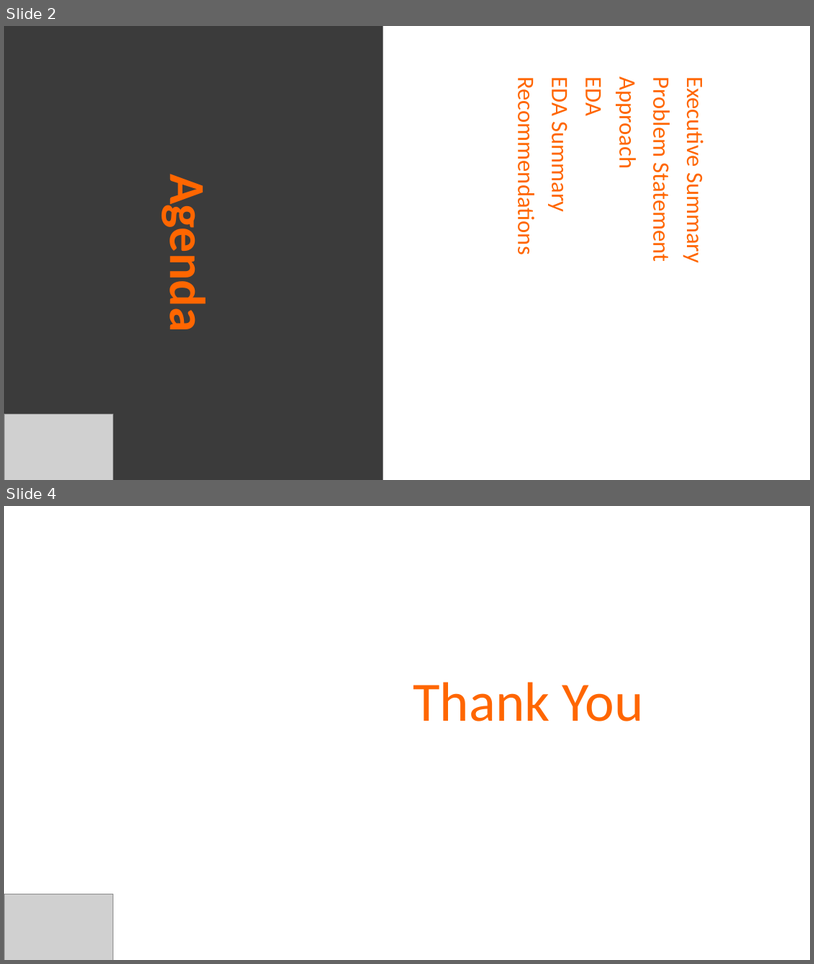
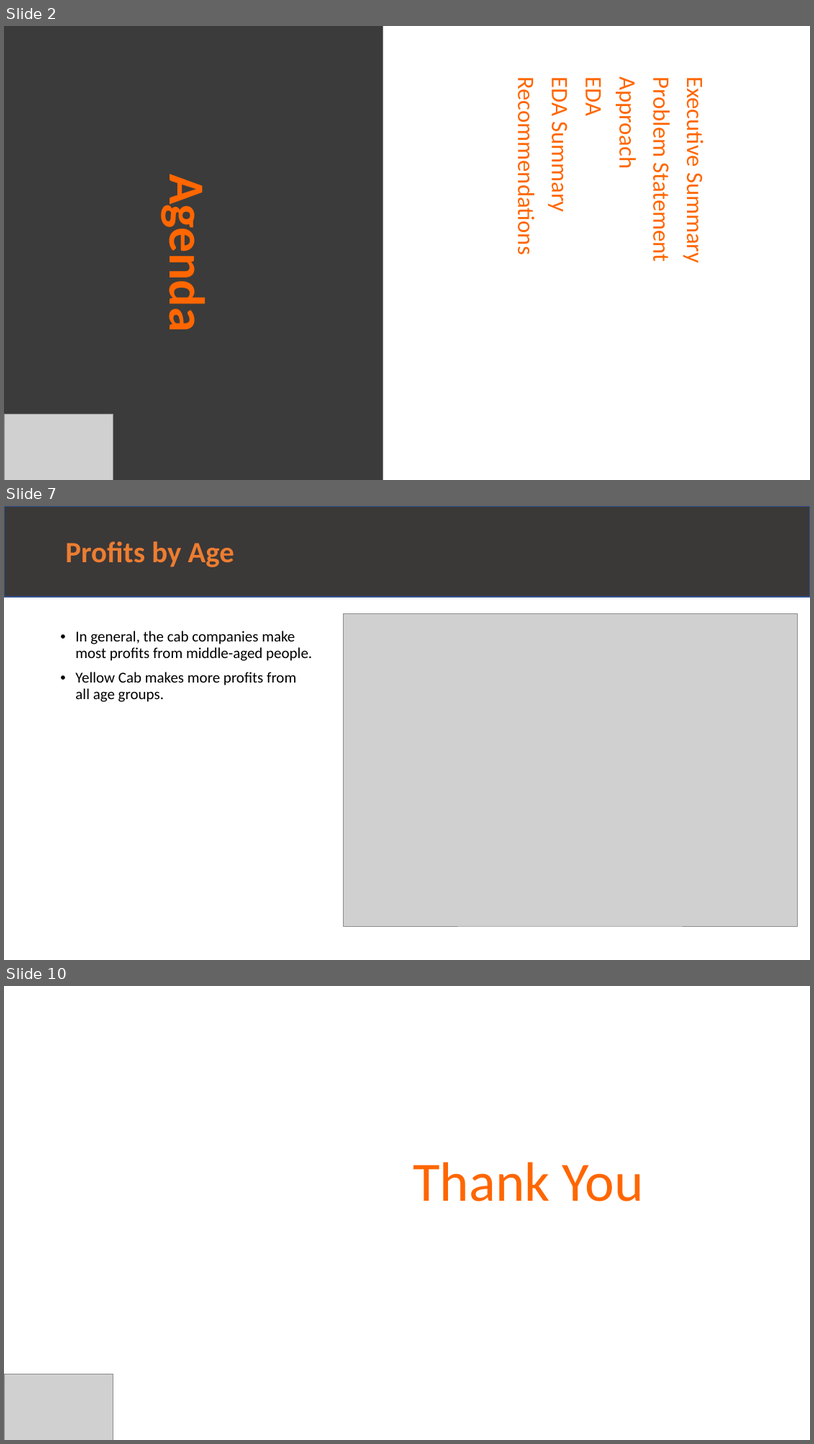
Before and after one commit to Amy0Shen/G2M-for-Cab, a slide deck: G2M_Case_Study.pptx. Shown one above the other, each under a label of ours: slides 2 and 4 before the commit, slides 2, 7 and 10 after it; the slides between them are not shown. The pictures are 814x964 and 814x1444 pixels, drawn with LibreOffice and Linux fonts; fonts in the diff are those of the drawing; grey boxes stand for pictures. Boxes give left, top, right and bottom in pixels: in the first picture for what was removed or moved away, otherwise in the second. Text is boxed around its words. In the diff, an @@ line names an element or a change of style, - is before the commit and + after.

```diff
--- a/G2M_Case_Study.pptx
+++ b/G2M_Case_Study.pptx
@@ slide 7 added at (4,506,810,960), background #FFFFFF @@
@@ rectangle added at (4,506,810,597), fill #3B3838, outline #325491 1 pt @@
@@ title added at (65,541,234,567), 35 pt, text #ED7D31, bold @@
+Profits by Age
@@ text added at (75,631,312,702), 18 pt, text #000000 @@
+• In general, the cab companies make most profits from middle-aged people.
+• Yellow Cab makes more profits from all age groups.
@@ picture added at (343,614,797,926) @@
@@ what was slide 4 is now slide 10 @@
```
Also in this commit, not shown: 1 slide changed, 5 other slides added, 1 other file.
